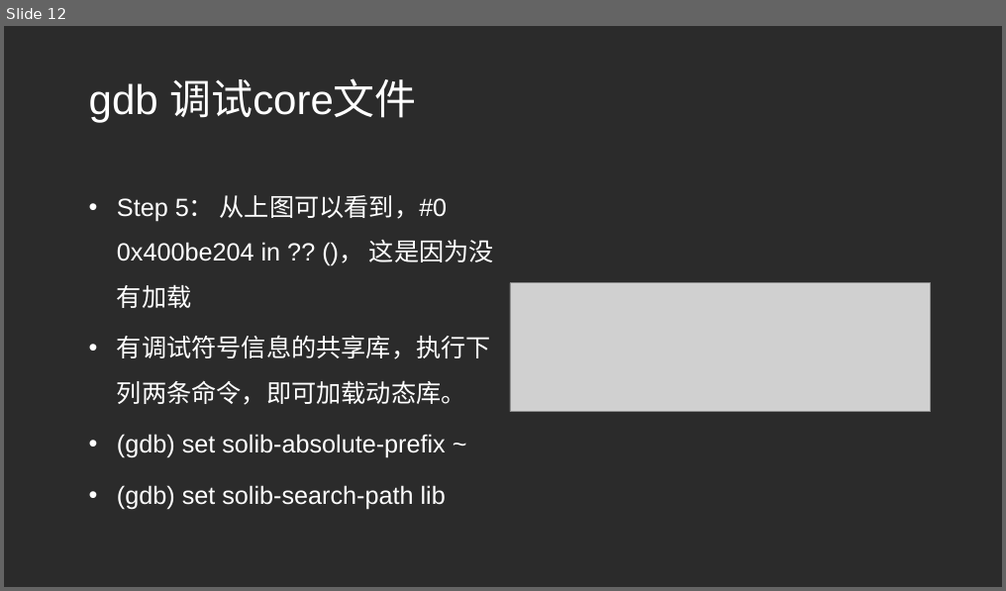
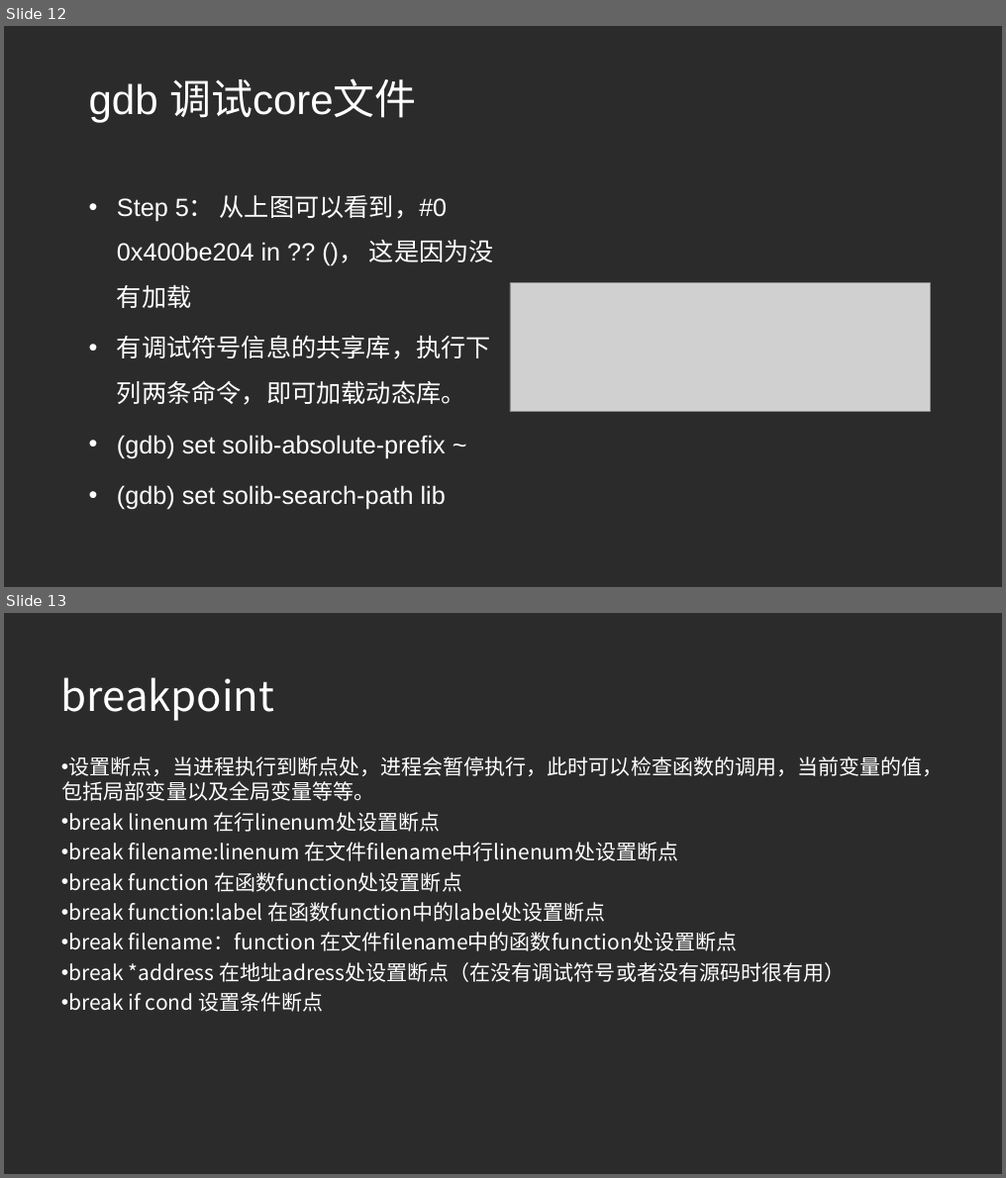
Before and after one commit to beyondforever1993/TestCode, a slide deck: linux调试工具.ppt. Shown one above the other, each under a label of ours: slide 12 before the commit, slides 12 and 13 after it. The pictures are 1006x591 and 1006x1178 pixels, drawn with LibreOffice and Linux fonts; fonts in the diff are those of the drawing; grey boxes stand for pictures; background and template pictures are left out; a plain dark background stands for a picture behind light text. Boxes give left, top, right and bottom in pixels: in the first picture for what was removed or moved away, otherwise in the second. Text is boxed around its words. In the diff, an @@ line names an element or a change of style, - is before the commit and + after.

Commit message:
linux调试工具' ｑ

```diff
--- a/linux调试工具.ppt
+++ b/linux调试工具.ppt
@@ slide 13 added at <box>4,613,1002,1174</box>, background picture (left out) @@
@@ title added at <box>61,677,274,721</box>, 40 pt, text #FFFFFF @@
+breakpoint
@@ text added at <box>62,757,943,1012</box>, 20 pt, text #FFFFFF @@
+• 设置断点，当进程执行到断点处，进程会暂停执行，此时可以检查函数的调用，当前变量的值，包括局部变量以及全局变量等等。
+• break linenum 在行linenum处设置断点
+• break filename:linenum 在文件filename中行linenum处设置断点
+• break function 在函数function处设置断点
+• break function:label 在函数function中的label处设置断点
+• break filename：function 在文件filename中的函数function处设置断点
+• break *address 在地址adress处设置断点（在没有调试符号或者没有源码时很有用）
+• break if cond 设置条件断点
```
Also in this commit, not shown: 2 other slides added.
